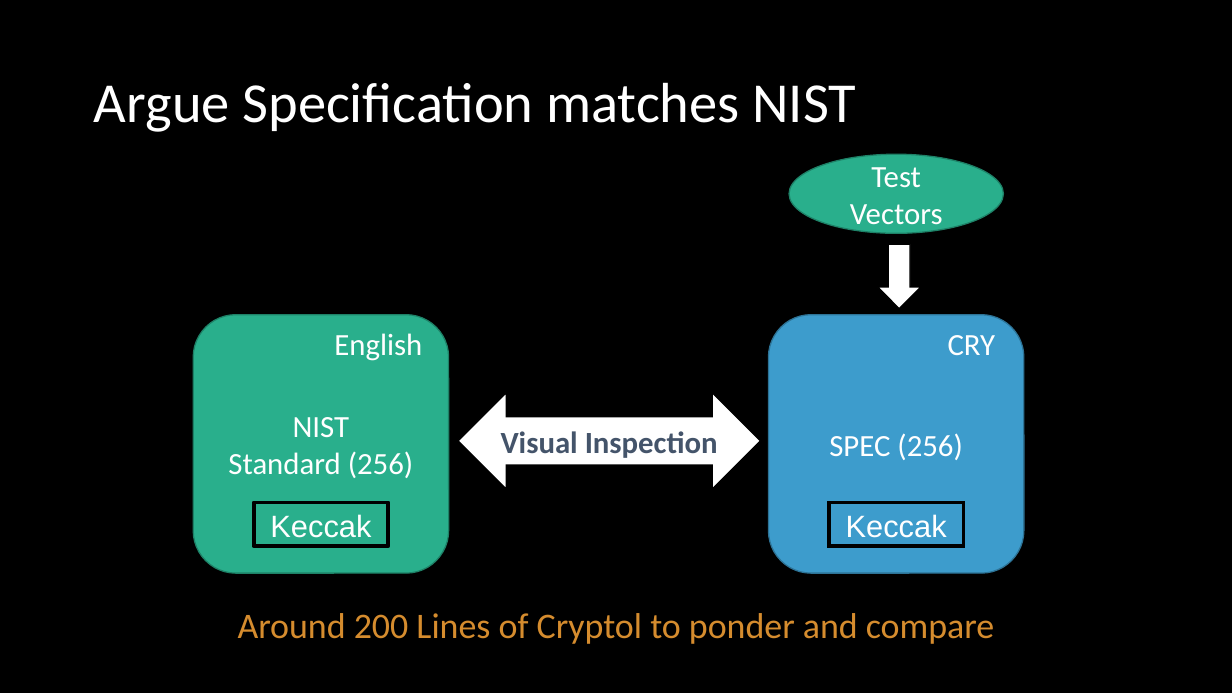
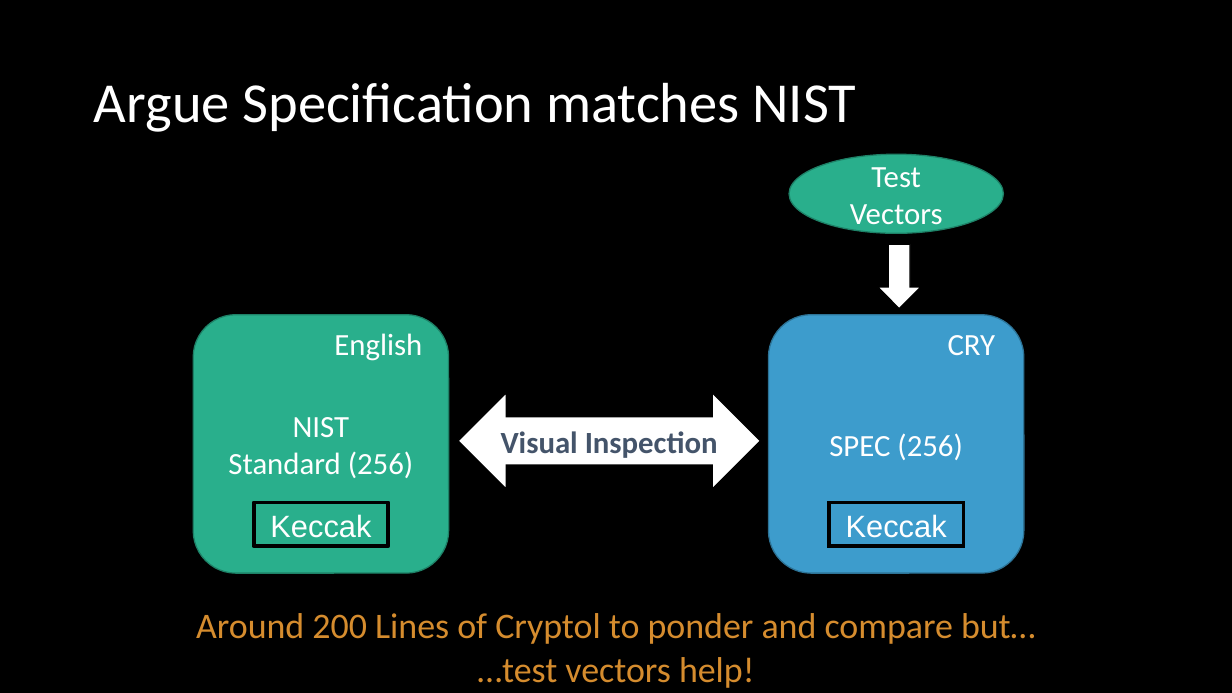
Before and after one commit to ericmercer/sha3-verification, a slide deck: slide 12 of presentation/SPIN2022.pptx. Drawn at 1232x693 pixels with LibreOffice and Linux fonts; fonts in the diff are those of the drawing. Boxes give left, top, right and bottom in pixels: in the first picture for what was removed or moved away, otherwise in the second. Text is boxed around its words. In the diff, an @@ line names an element or a change of style, - is before the commit and + after.

```diff
--- a/presentation/SPIN2022.pptx
+++ b/presentation/SPIN2022.pptx
@@ text at (196, 613, 1035, 644): text changed @@
-Around 200 Lines of Cryptol to ponder and compare
+Around 200 Lines of Cryptol to ponder and compare but…
@@ text added at (477, 657, 754, 688), 28 pt, text #D58C2E @@
+…test vectors help!
```
Also in this commit, not shown: 3 other slides changed, 1 slide added.
